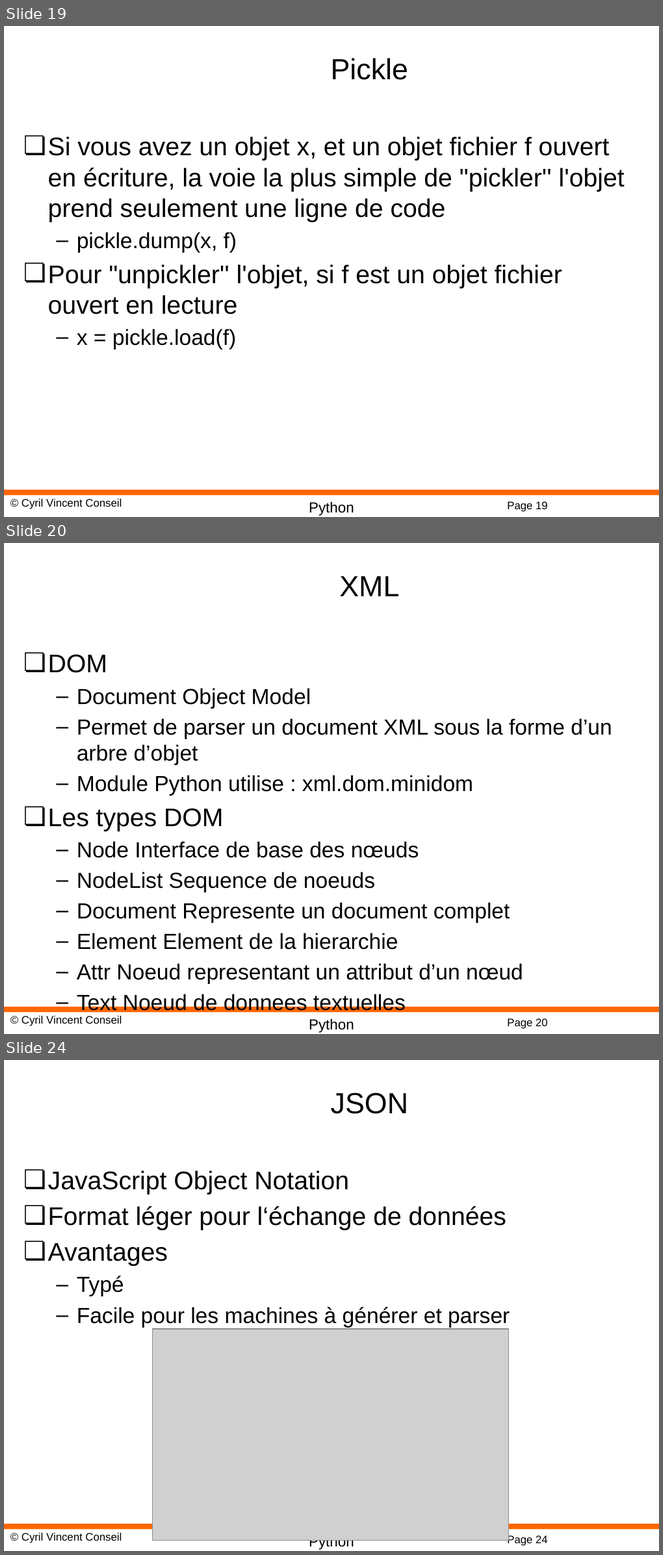
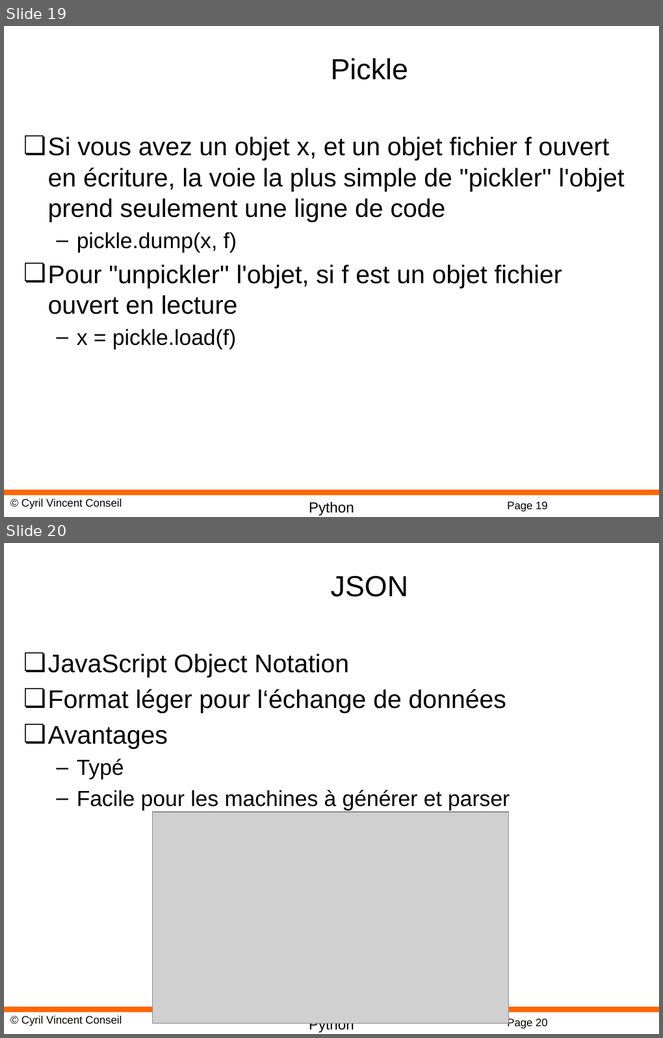
Before and after one commit to cyrilvincent/python, a slide deck: ppt/Python11-Sys.pptx. Shown one above the other, each under a label of ours: slides 19, 20 and 24 before the commit, slides 19 and 20 after it; the slides between them are not shown. The pictures are 663x1555 and 663x1038 pixels, drawn with LibreOffice and Linux fonts; fonts in the diff are those of the drawing; grey boxes stand for pictures; background and template pictures are left out. Boxes give left, top, right and bottom in pixels: in the first picture for what was removed or moved away, otherwise in the second. Text is boxed around its words. In the diff, an @@ line names an element or a change of style, - is before the commit and + after.

```diff
--- a/ppt/Python11-Sys.pptx
+++ b/ppt/Python11-Sys.pptx
@@ slide 20 removed at (4, 543, 659, 1034), background #FFFFFF; not listed: 4 template elements that a slide beside it also shows @@
@@ title removed at (339, 576, 399, 596) @@
-XML
@@ text removed at (48, 654, 612, 1013) @@
-❏ DOM
-  – Document Object Model
-  – Permet de parser un document XML sous la forme d’un arbre d’objet
-  – Module Python utilise : xml.dom.minidom
-❏ Les types DOM
-  – Node Interface de base des nœuds
-  – NodeList Sequence de noeuds
-  – Document Represente un document complet
-  – Element Element de la hierarchie
-  – Attr Noeud representant un attribut d’un nœud
-  – Text Noeud de donnees textuelles
@@ what was slide 24 is now slide 20 @@
@@ page number at (507, 1017, 548, 1029): text changed @@
-Page 24
+Page 20
```
Also in this commit, not shown: 3 other slides removed, 3 other files.
